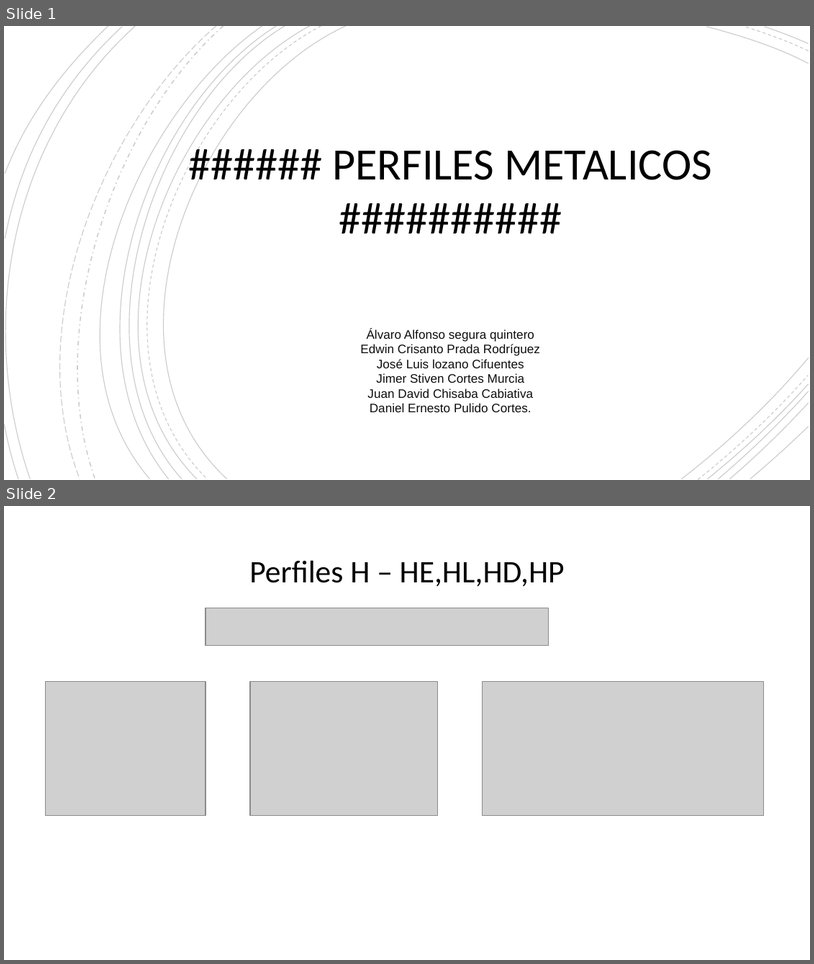
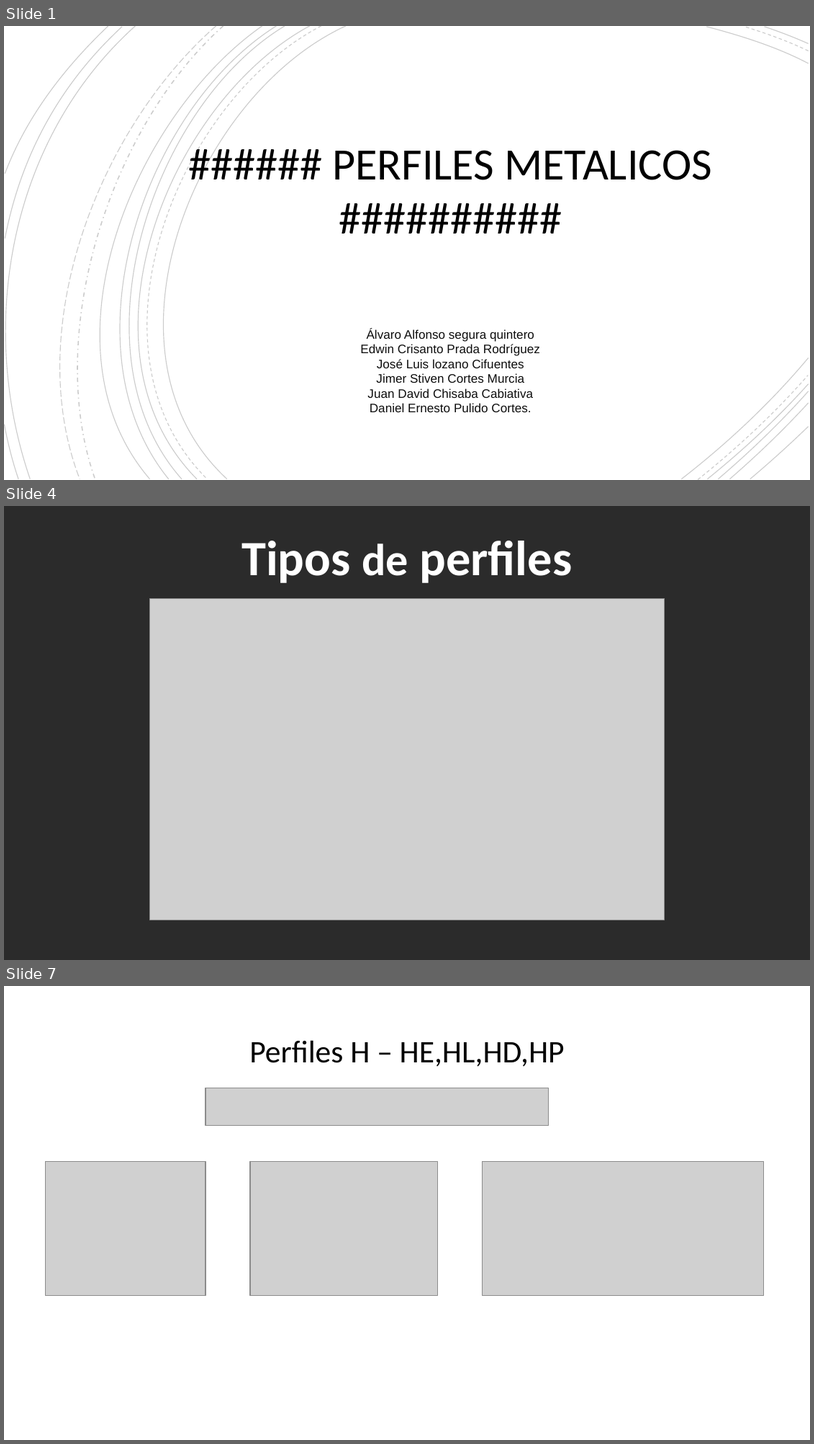
Before and after one commit to DanielPulido026/Carpinteria, a slide deck: Perfiles metalicos.pptx. Shown one above the other, each under a label of ours: slides 1 and 2 before the commit, slides 1, 4 and 7 after it; the slides between them are not shown. The pictures are 814x964 and 814x1444 pixels, drawn with LibreOffice and Linux fonts; fonts in the diff are those of the drawing; grey boxes stand for pictures; background and template pictures are left out; a plain dark background stands for a picture behind light text. Boxes give left, top, right and bottom in pixels: in the first picture for what was removed or moved away, otherwise in the second. Text is boxed around its words. In the diff, an @@ line names an element or a change of style, - is before the commit and + after.

```diff
--- a/Perfiles metalicos.pptx
+++ b/Perfiles metalicos.pptx
@@ slide 4 added at <box>4,506,810,960</box>, background picture (left out) @@
@@ text added at <box>242,541,573,583</box>, 44 pt, text #FFFFFF, bold @@
+Tipos de perfiles
@@ picture added at <box>149,598,664,919</box> @@
@@ what was slide 2 is now slide 7 @@
```
Also in this commit, not shown: 10 other slides added, 1 slide removed.
